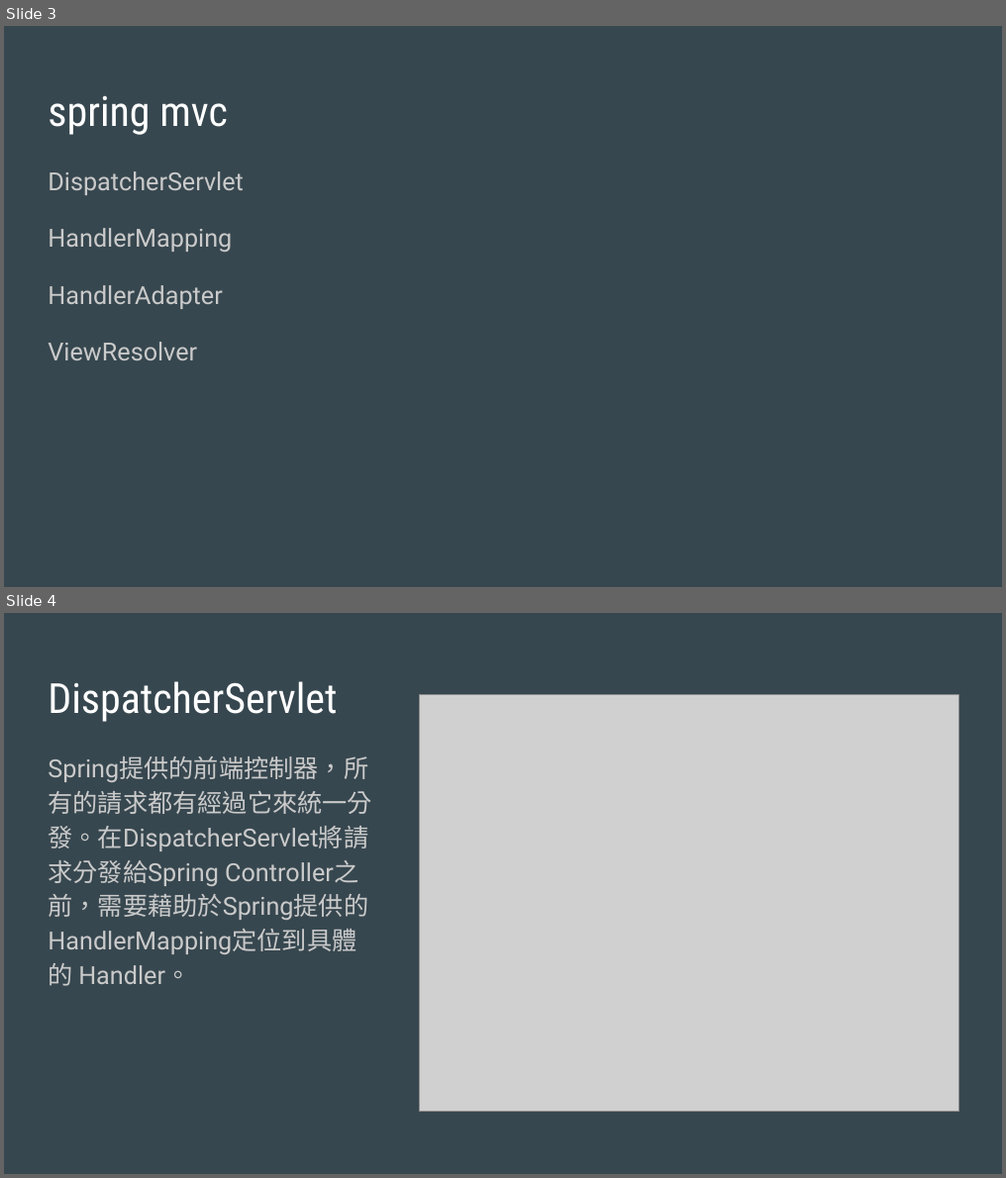
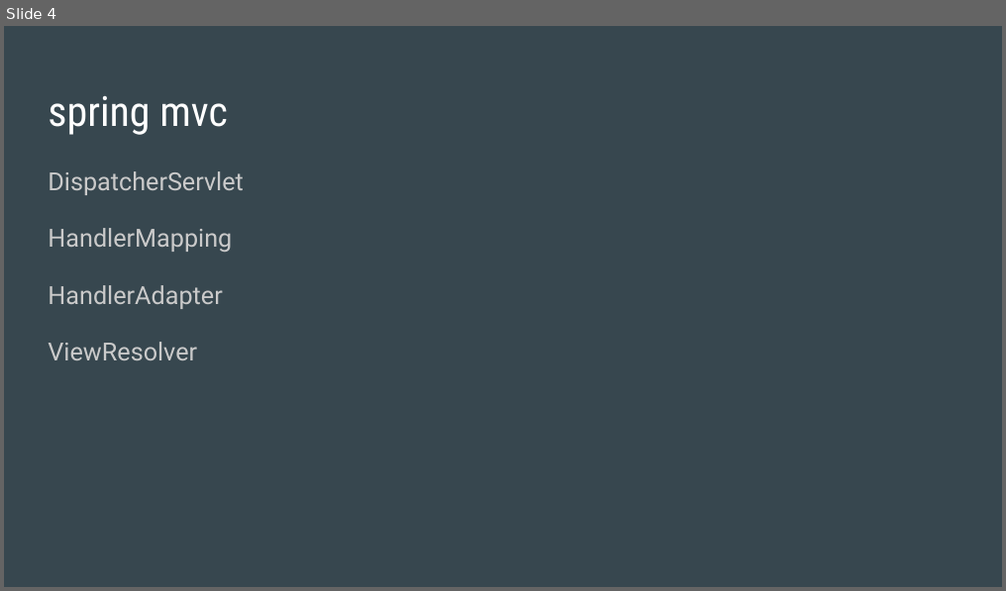
Before and after one commit to mwang98/Spring-webmvc-python, a slide deck: SE Presentation 10_6-2.pptx. Shown one above the other, each under a label of ours: slides 3 and 4 before the commit, slide 4 after it. The pictures are 1006x1178 and 1006x591 pixels, drawn with LibreOffice and Linux fonts; fonts in the diff are those of the drawing; grey boxes stand for pictures. Boxes give left, top, right and bottom in pixels: in the first picture for what was removed or moved away, otherwise in the second. Text is boxed around its words. In the diff, an @@ line names an element or a change of style, - is before the commit and + after.

```diff
--- a/SE Presentation 10_6-2.pptx
+++ b/SE Presentation 10_6-2.pptx
@@ slide 4 removed at [4, 613, 1002, 1174], background #37474F @@
@@ title removed at [48, 681, 337, 722] @@
-DispatcherServlet
@@ picture removed at [419, 695, 958, 1112] @@
@@ text removed at [48, 757, 372, 984] @@
-Spring提供的前端控制器，所有的請求都有經過它來統一分發。在DispatcherServlet將請求分發給Spring Controller之前，需要藉助於Spring提供的HandlerMapping定位到具體的 Handler。
@@ what was slide 3 is now slide 4 @@
```
Also in this commit, not shown: 5 slides added, 3 other slides removed.
